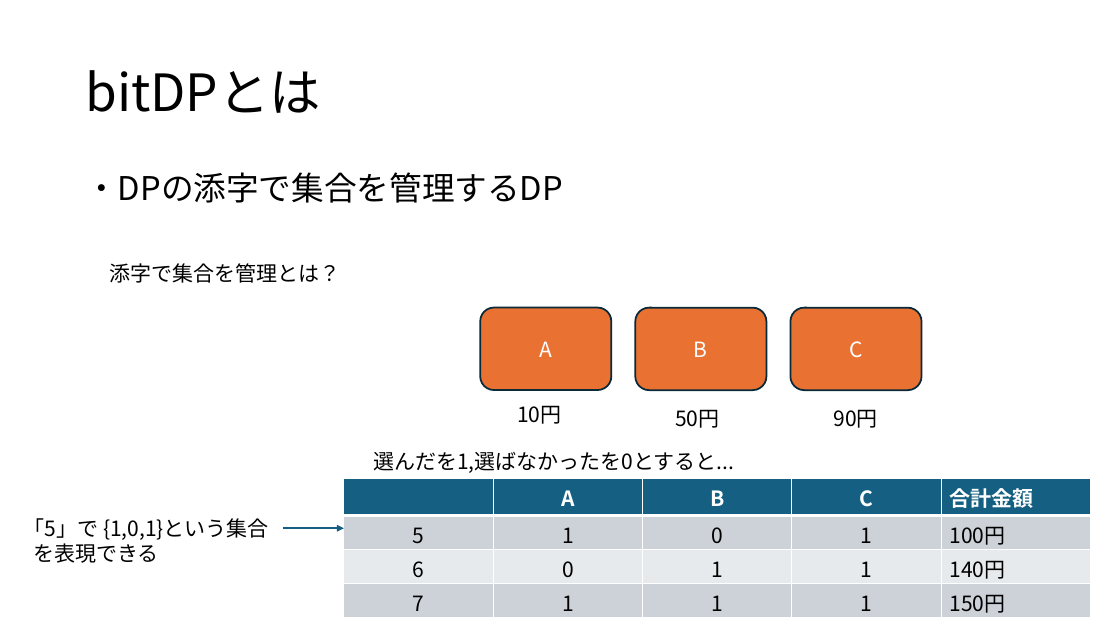
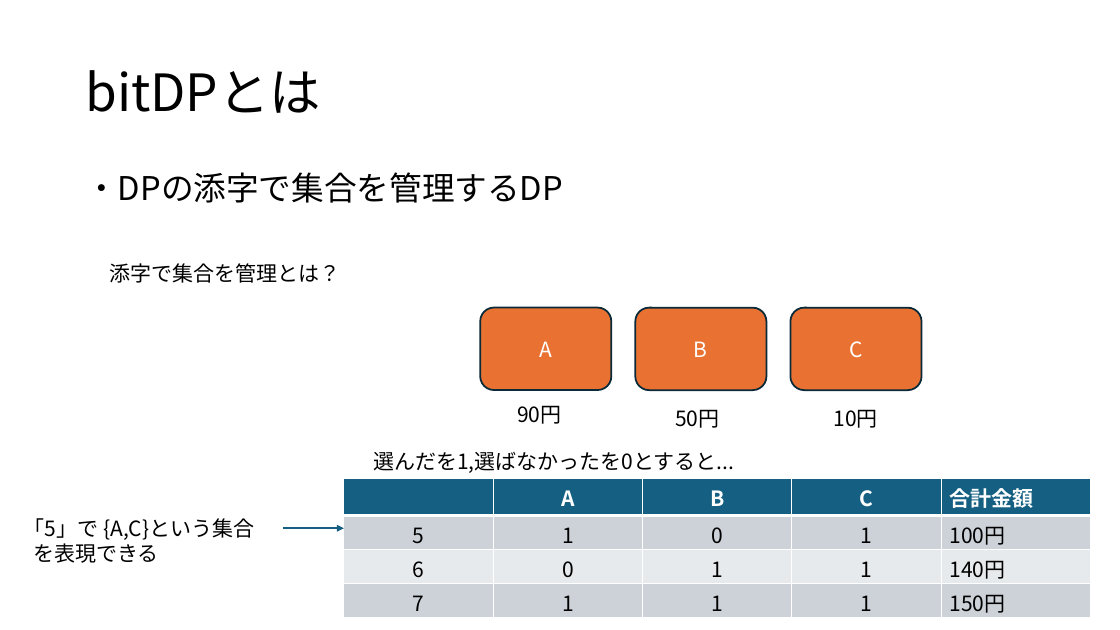
Before and after one commit to triC-tmu/workshop_2024, a slide deck: slide 13 of 20240331_bit全探索_bitDP/bit全探索_bitDP.pptx. Drawn at 1120x630 pixels with LibreOffice and Linux fonts; fonts in the diff are those of the drawing. Boxes give left, top, right and bottom in pixels: in the first picture for what was removed or moved away, otherwise in the second. Text is boxed around its words. In the diff, an @@ line names an element or a change of style, - is before the commit and + after.

```diff
--- a/20240331_bit全探索_bitDP/bit全探索_bitDP.pptx
+++ b/20240331_bit全探索_bitDP/bit全探索_bitDP.pptx
@@ text at (517, 405, 561, 424): text changed @@
-10円
+90円
@@ text at (833, 409, 877, 428): text changed @@
-90円
+10円
@@ text at (24, 518, 254, 540): text changed @@
-「5」で {1,0,1}という集合
+「5」で {A,C}という集合
```
Also in this commit, not shown: 4 other slides changed, 1 slide added, 1 slide removed, 2 other files.
